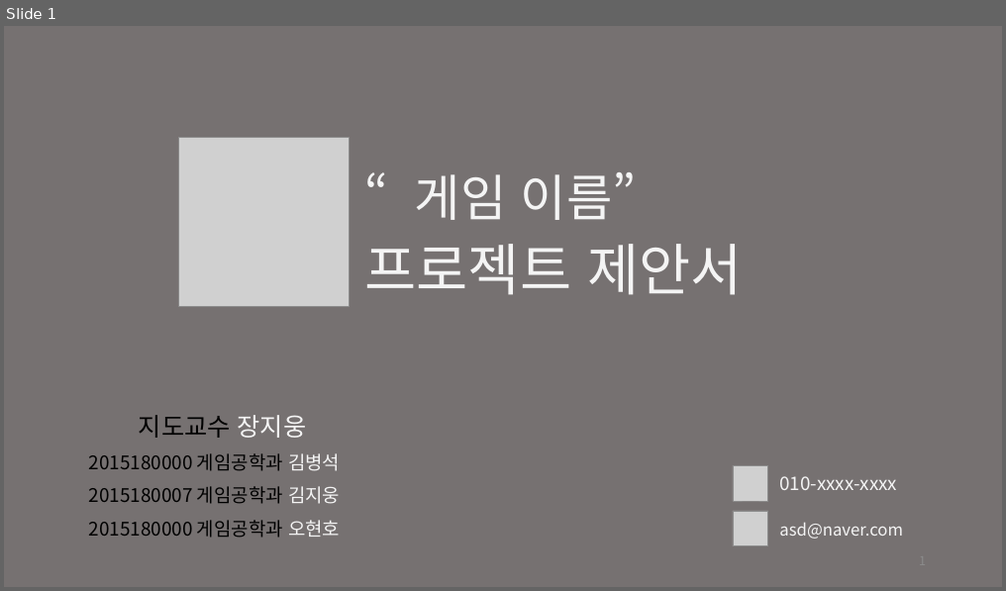
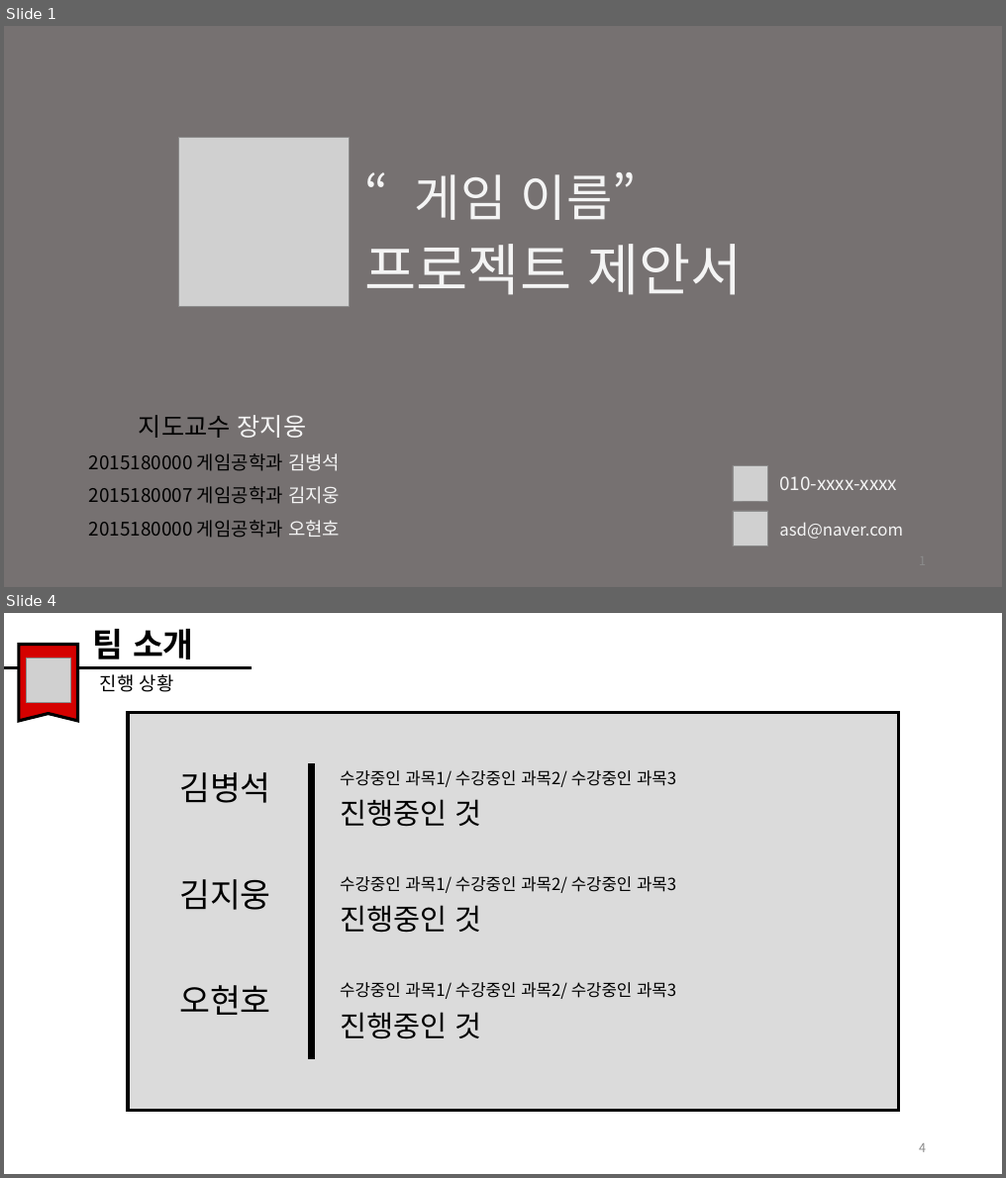
Before and after one commit to kbs5435586/Graduation, a slide deck: Plan/졸업작품제안서_200925.pptx. Shown one above the other, each under a label of ours: slide 1 before the commit, slides 1 and 4 after it; the slides between them are not shown. The pictures are 1006x591 and 1006x1178 pixels, drawn with LibreOffice and Linux fonts; fonts in the diff are those of the drawing; grey boxes stand for pictures. Boxes give left, top, right and bottom in pixels: in the first picture for what was removed or moved away, otherwise in the second. Text is boxed around its words. In the diff, an @@ line names an element or a change of style, - is before the commit and + after.

```diff
--- a/Plan/졸업작품제안서_200925.pptx
+++ b/Plan/졸업작품제안서_200925.pptx
@@ slide 4 added at bbox=[4, 613, 1002, 1174], background #FFFFFF @@
@@ group added at bbox=[4, 629, 252, 721]: 2 texts, 1 line, 1 freeform shape, 1 picture @@
+팀 소개
+진행 상황
@@ rectangle added at bbox=[128, 713, 899, 1111], fill #DBDBDB, outline #000000 3 pt @@
@@ group added at bbox=[179, 764, 676, 1059]: 9 texts, 1 rectangle @@
+김병석
+김지웅
+오현호
+수강중인 과목1/ 수강중인 과목2/ 수강중인 과목3
+수강중인 과목1/ 수강중인 과목2/ 수강중인 과목3
+수강중인 과목1/ 수강중인 과목2/ 수강중인 과목3
+진행중인 것
+진행중인 것
+진행중인 것
@@ page number added at bbox=[919, 1144, 926, 1153], 12 pt, text #8C8C8C @@
+4
```
Also in this commit, not shown: 2 slides changed, 10 other slides added, 1 slide removed.
